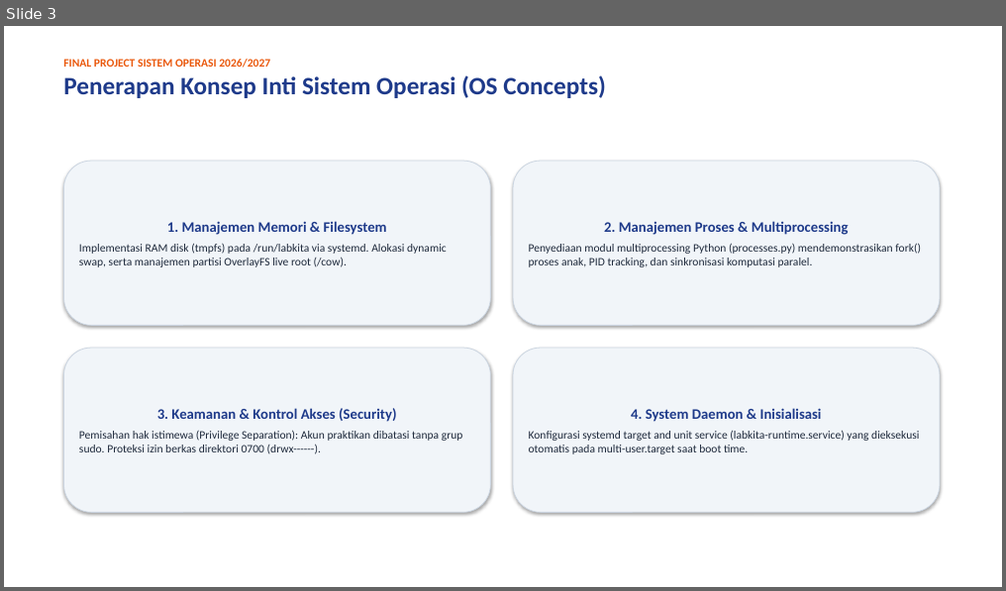
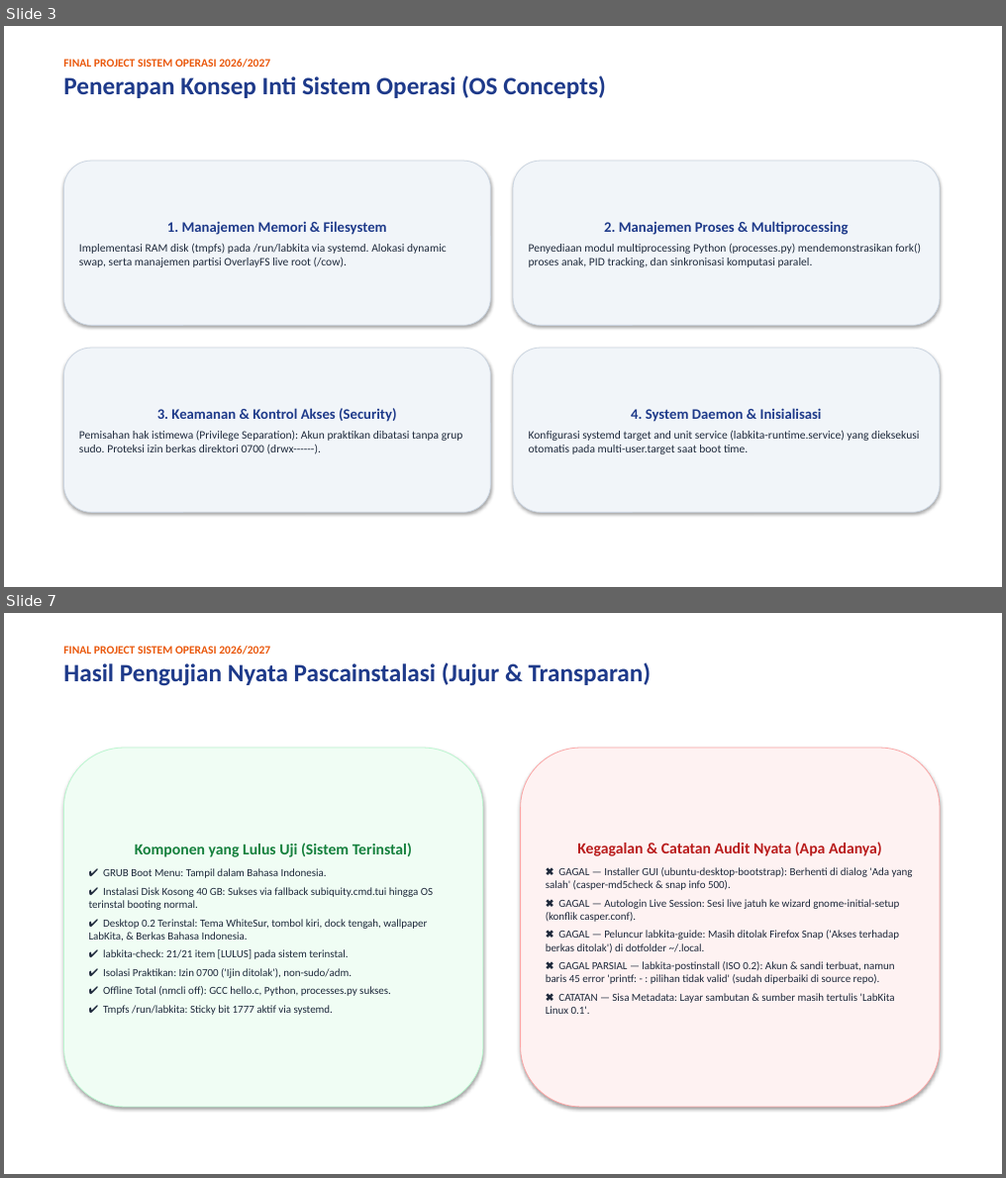
Before and after one commit to luvices/labkita, a slide deck: docs/presentation/labkita-presentation.pptx. Shown one above the other, each under a label of ours: slide 3 before the commit, slides 3 and 7 after it; the slides between them are not shown. The pictures are 1006x591 and 1006x1178 pixels, drawn with LibreOffice and Linux fonts; fonts in the diff are those of the drawing. Boxes give left, top, right and bottom in pixels: in the first picture for what was removed or moved away, otherwise in the second. Text is boxed around its words. In the diff, an @@ line names an element or a change of style, - is before the commit and + after.

Commit message:
Update PDF report and slides with audited VM data

```diff
--- a/docs/presentation/labkita-presentation.pptx
+++ b/docs/presentation/labkita-presentation.pptx
@@ slide 7 added at [4, 613, 1002, 1174], background #FFFFFF @@
@@ text added at [63, 646, 651, 686], 24 pt, text #1E3A8A, bold @@
+FINAL PROJECT SISTEM OPERASI 2026/2027
+Hasil Pengujian Nyata Pascainstalasi (Jujur & Transparan)
@@ rounded rectangle added at [63, 748, 483, 1107], fill #F0FDF4, outline #BBF7D0 0.75 pt, 10.5 pt, text #1E293B @@
+Komponen yang Lulus Uji (Sistem Terinstal)
+✔ GRUB Boot Menu: Tampil dalam Bahasa Indonesia.
+✔ Instalasi Disk Kosong 40 GB: Sukses via fallback subiquity.cmd.tui hingga OS terinstal booting normal.
+✔ Desktop 0.2 Terinstal: Tema WhiteSur, tombol kiri, dock tengah, wallpaper LabKita, & Berkas Bahasa Indonesia.
+✔ labkita-check: 21/21 item [LULUS] pada sistem terinstal.
+✔ Isolasi Praktikan: Izin 0700 ('Ijin ditolak'), non-sudo/adm.
+✔ Offline Total (nmcli off): GCC hello.c, Python, processes.py sukses.
+✔ Tmpfs /run/labkita: Sticky bit 1777 aktif via systemd.
@@ rounded rectangle added at [521, 748, 940, 1107], fill #FEF2F2, outline #FCA5A5 0.75 pt, 10.5 pt, text #1E293B @@
+Kegagalan & Catatan Audit Nyata (Apa Adanya)
+✖ GAGAL — Installer GUI (ubuntu-desktop-bootstrap): Berhenti di dialog 'Ada yang salah' (casper-md5check & snap info 500).
+✖ GAGAL — Autologin Live Session: Sesi live jatuh ke wizard gnome-initial-setup (konflik casper.conf).
+✖ GAGAL — Peluncur labkita-guide: Masih ditolak Firefox Snap ('Akses terhadap berkas ditolak') di dotfolder ~/.local.
+✖ GAGAL PARSIAL — labkita-postinstall (ISO 0.2): Akun & sandi terbuat, namun baris 45 error 'printf: - : pilihan tidak valid' (sudah diperbaiki di source repo).
+✖ CATATAN — Sisa Metadata: Layar sambutan & sumber masih tertulis 'LabKita Linux 0.1'.
```
Also in this commit, not shown: 5 slides changed, 2 other slides added, 2 slides removed, 3 other files.
